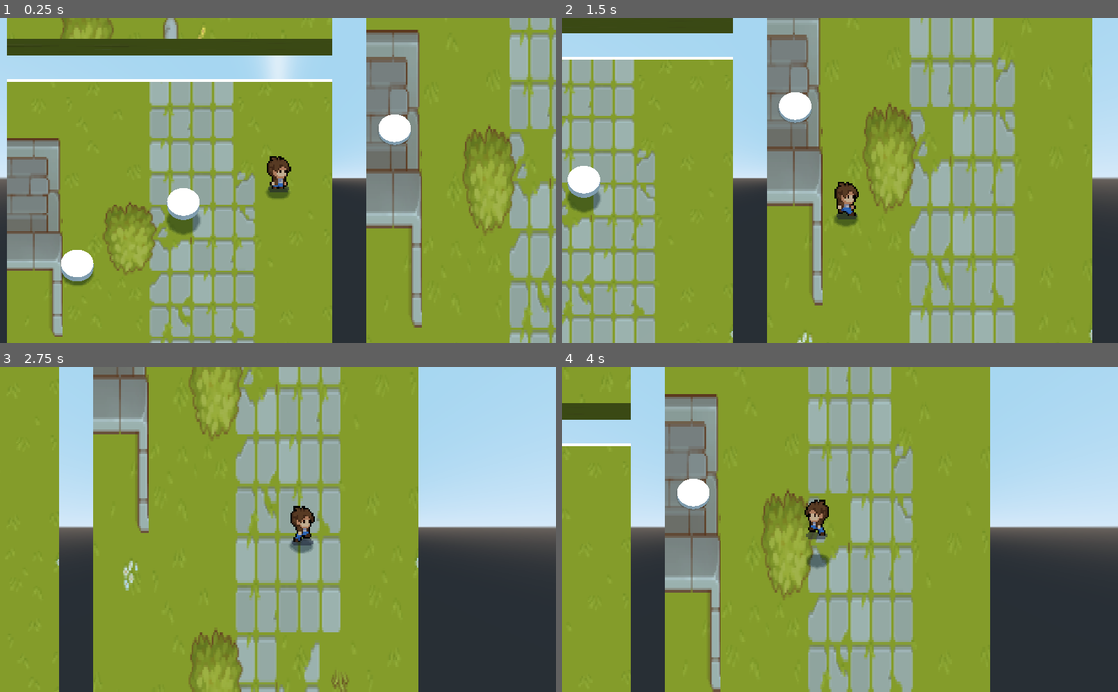
Above: before the commit, frames 1-4 (two rows, left to right).
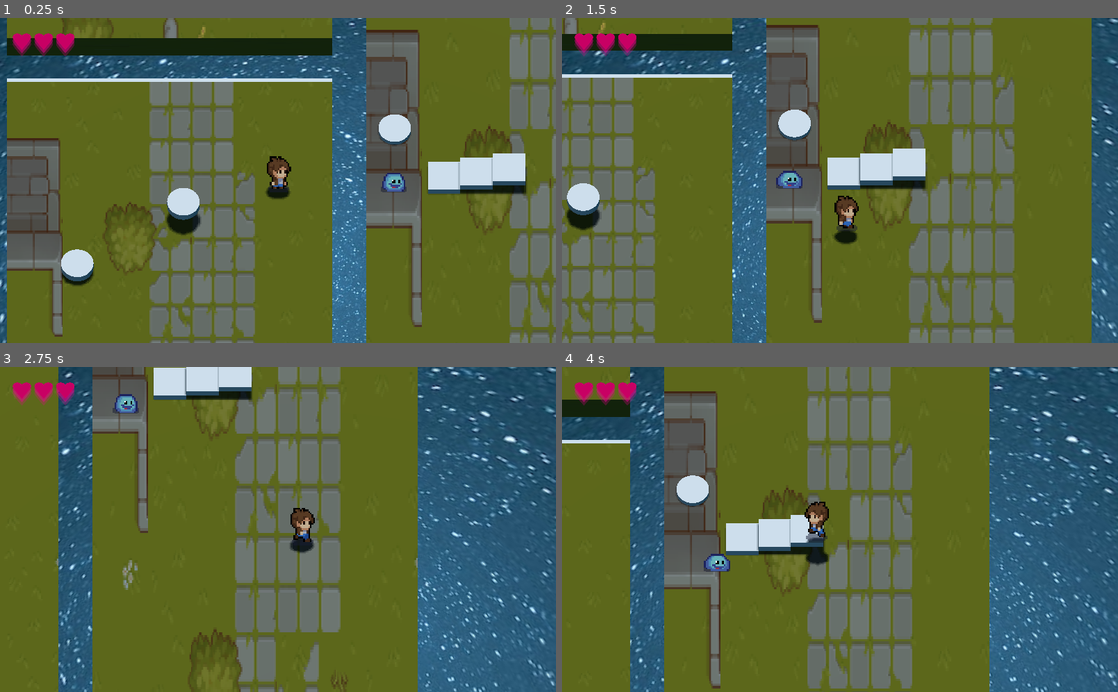
Above: after the commit, the same moments.

Repository: tahsin-s/Hybrid2DProject
Game: Godot game, scene res://DemoArea.tscn
The game is run twice, just before and just after one commit, with the same random seed, the same clock (stepped at 60 frames per second) and the same inputs.
Inputs:
- Up to frame 1 (0.25 s): no input
- Up to frame 2 (1.5 s): hold D (move_right) 0.53-1.28 s; hold J (attack) 0.53-1.28 s; tap Space (jump) at 0.77, 1.07 s; tap L (dash) at 0.8, 1.35 s; hold S (move_down) from 1.28 s (still down)
- Up to frame 3 (2.75 s): tap Space (jump) at 1.52, 1.55, 1.82 s; release S (move_down) at 2.03 s; hold D (move_right) from 2.03 s (still down); hold Space (jump) from 2.03 s (still down); tap J (attack) at 2.3 s
- Up to frame 4 (4 s): release D (move_right) at 2.78 s; release Space (jump) at 2.78 s; hold W (move_up) 2.78-3.53 s; tap J (attack) at 2.85 s; tap Space (jump) at 3.02, 3.32, 3.77, 3.8 s; tap L (dash) at 3.05 s; hold A (move_left) from 3.53 s (still down); hold , (crouch) from 3.53 s (still down)

The runs differ from the first frame. In frame 1, 100% of the frame differs, in the area x 0-100%, y 0-100%; in frame 2, 99%; in frame 3, 100%; in frame 4, 99%.

Commit message:
Updated Player
Changed stepping code
Added 'enemy'

Diff:
--- a/DemoArea.tscn
+++ b/DemoArea.tscn
@@ -1,9 +1,11 @@
-[gd_scene load_steps=12 format=2]
+[gd_scene load_steps=20 format=2]
 
 [ext_resource path="res://Player.tscn" type="PackedScene" id=1]
 [ext_resource path="res://sample platform texture.png" type="Texture" id=2]
 [ext_resource path="res://Camera.tscn" type="PackedScene" id=3]
 [ext_resource path="res://DemoCamera.gd" type="Script" id=4]
+[ext_resource path="res://Assets/starry bg.jpg" type="Texture" id=5]
+[ext_resource path="res://Enemy.tscn" type="PackedScene" id=6]
 
 [sub_resource type="BoxShape" id=1]
 
@@ -24,6 +26,39 @@
 [sub_resource type="CylinderMesh" id=4]
 material = SubResource( 11 )
 height = 0.5
+
+[sub_resource type="PanoramaSky" id=13]
+radiance_size = 0
+panorama = ExtResource( 5 )
+
+[sub_resource type="Environment" id=12]
+background_mode = 2
+background_sky = SubResource( 13 )
+background_sky_custom_fov = 61.7
+background_sky_orientation = Basis( -1, 0, -8.74228e-08, 0, 1, 0, 8.74228e-08, 0, -1 )
+dof_blur_far_distance = 34.1
+dof_blur_far_transition = 5.67
+dof_blur_far_amount = 0.08
+dof_blur_far_quality = 0
+dof_blur_near_distance = 34.68
+dof_blur_near_transition = 19.72
+dof_blur_near_quality = 0
+glow_intensity = 1.2
+glow_strength = 1.5
+glow_blend_mode = 1
+glow_hdr_scale = 3.3
+
+[sub_resource type="CubeMesh" id=14]
+size = Vector3( 2, 0.5, 2 )
+
+[sub_resource type="ConvexPolygonShape" id=15]
+points = PoolVector3Array( -1, -0.25, -1, -1, 0.25, -1, 1, -0.25, -1, -1, -0.25, 1, -1, 0.25, 1, 1, 0.25, -1, 1, -0.25, 1, 1, 0.25, 1 )
+
+[sub_resource type="ConvexPolygonShape" id=16]
+points = PoolVector3Array( -1, -0.25, -1, -1, 0.25, -1, 1, -0.25, -1, -1, -0.25, 1, -1, 0.25, 1, 1, 0.25, -1, 1, -0.25, 1, 1, 0.25, 1 )
+
+[sub_resource type="ConvexPolygonShape" id=17]
+points = PoolVector3Array( -1, -0.25, -1, -1, 0.25, -1, 1, -0.25, -1, -1, -0.25, 1, -1, 0.25, 1, 1, 0.25, -1, 1, -0.25, 1, 1, 0.25, 1 )
 
 [node name="DemoArea" type="Spatial"]
 
@@ -96,7 +131,8 @@
 [node name="DirectionalLight" type="DirectionalLight" parent="."]
 transform = Transform( 1, 0, 0, 0, -4.37114e-08, 1, 0, -1, -4.37114e-08, 0, 6.32158, 0 )
 layers = 0
-light_energy = 0.5
+light_energy = 0.676
+light_specular = 0.517
 shadow_enabled = true
 
 [node name="CamPivot2" parent="." instance=ExtResource( 3 )]
@@ -105,8 +141,38 @@
 smooth_speed = 8.0
 
 [node name="Player" parent="." instance=ExtResource( 1 )]
-speed = 173
 frict = 15
-STEP_UP_HEIGHT = 0.25
+
+[node name="Enemy" parent="." instance=ExtResource( 6 )]
+transform = Transform( 1, 0, 0, 0, 1, 0, 0, 0, 1, 7.36421, 0.835522, 0 )
+
+[node name="WorldEnvironment" type="WorldEnvironment" parent="."]
+environment = SubResource( 12 )
+
+[node name="Stairs" type="StaticBody" parent="."]
+
+[node name="MeshInstance" type="MeshInstance" parent="Stairs"]
+transform = Transform( 1, 0, 0, 0, 1, 0, 0, 0, 1, 10.214, 0.25, -0.877 )
+mesh = SubResource( 14 )
+
+[node name="CollisionShape" type="CollisionShape" parent="Stairs"]
+transform = Transform( 1, 0, 0, 0, 1, 0, 0, 0, 1, 10.214, 0.25, -0.877 )
+shape = SubResource( 15 )
+
+[node name="MeshInstance2" type="MeshInstance" parent="Stairs"]
+transform = Transform( 1, 0, 0, 0, 1, 0, 0, 0, 1, 12.214, 0.75, -0.877 )
+mesh = SubResource( 14 )
+
+[node name="CollisionShape2" type="CollisionShape" parent="Stairs"]
+transform = Transform( 1, 0, 0, 0, 1, 0, 0, 0, 1, 12.214, 0.75, -0.877 )
+shape = SubResource( 16 )
+
+[node name="MeshInstance3" type="MeshInstance" parent="Stairs"]
+transform = Transform( 1, 0, 0, 0, 1, 0, 0, 0, 1, 14.214, 1.25, -0.877 )
+mesh = SubResource( 14 )
+
+[node name="CollisionShape3" type="CollisionShape" parent="Stairs"]
+transform = Transform( 1, 0, 0, 0, 1, 0, 0, 0, 1, 14.214, 1.25, -0.877 )
+shape = SubResource( 17 )
 
 [connection signal="gameplay_exited" from="Player" to="Player" method="_on_Player_gameplay_exited"]
--- /dev/null
+++ b/Enemy.gd
@@ -0,0 +1,34 @@
+extends KinematicBody
+
+export var jump_height =20.0
+export var speed = 20.0
+export var wait_time = 0.1
+export var fall_acceleration = 156
+
+onready var target = $"../Player"
+onready var animation = $Animation
+
+var snap = Vector3.DOWN
+var velocity = Vector3.ZERO
+
+
+# Declare member variables here. Examples:
+# var a = 2
+# var b = "text"
+
+
+# Called when the node enters the scene tree for the first time.
+func _ready():
+	animation.play("idle")
+	if target == null:
+		velocity = Vector3.LEFT*speed
+
+
+
+
+# Called every frame. 'delta' is the elapsed time since the previous frame.
+func _physics_process(delta):
+	var displacement = global_translation.direction_to(target.global_translation)
+	velocity = velocity.linear_interpolate(displacement*speed,1)
+	velocity.y -= fall_acceleration*delta
+	move_and_slide_with_snap(velocity,snap)
--- /dev/null
+++ b/Enemy.tscn
@@ -0,0 +1,63 @@
+[gd_scene load_steps=11 format=2]
+
+[ext_resource path="res://Assets/sprites/characters/slime.png" type="Texture" id=1]
+[ext_resource path="res://Enemy_.gd" type="Script" id=2]
+
+[sub_resource type="SphereShape" id=1]
+radius = 0.9
+
+[sub_resource type="AtlasTexture" id=2]
+atlas = ExtResource( 1 )
+region = Rect2( 0, 0, 32, 32 )
+
+[sub_resource type="AtlasTexture" id=3]
+atlas = ExtResource( 1 )
+region = Rect2( 32, 0, 32, 32 )
+
+[sub_resource type="AtlasTexture" id=4]
+atlas = ExtResource( 1 )
+region = Rect2( 64, 0, 32, 32 )
+
+[sub_resource type="AtlasTexture" id=5]
+atlas = ExtResource( 1 )
+region = Rect2( 96, 0, 32, 32 )
+
+[sub_resource type="SpriteFrames" id=6]
+animations = [ {
+"frames": [ SubResource( 2 ), SubResource( 3 ), SubResource( 4 ), SubResource( 5 ) ],
+"loop": true,
+"name": "idle",
+"speed": 5.0
+} ]
+
+[sub_resource type="CylinderMesh" id=7]
+
+[sub_resource type="SphereShape" id=8]
+radius = 1.3
+
+[node name="Enemy" type="KinematicBody"]
+transform = Transform( 1, 0, 0, 0, 1, 0, 0, 0, 1, 0, 1, 0 )
+collision_layer = 2
+collision_mask = 7
+script = ExtResource( 2 )
+speed = 1.0
+
+[node name="Collider" type="CollisionShape" parent="."]
+shape = SubResource( 1 )
+
+[node name="Animation" type="AnimatedSprite3D" parent="."]
+transform = Transform( 10, 0, 0, 0, 20, 0, 0, 0, 1, 0, 0.586506, 0 )
+frames = SubResource( 6 )
+animation = "idle"
+frame = 3
+
+[node name="MeshInstance" type="MeshInstance" parent="."]
+transform = Transform( 1, 0, 0, 0, 0.053, 0, 0, 0, 1, 0, -0.859848, 0 )
+cast_shadow = 3
+mesh = SubResource( 7 )
+
+[node name="HitBox" type="Area" parent="."]
+collision_layer = 2
+
+[node name="Collider" type="CollisionShape" parent="HitBox"]
+shape = SubResource( 8 )
--- /dev/null
+++ b/Enemy_.gd
@@ -0,0 +1,34 @@
+extends KinematicBody
+
+export var jump_height =20.0
+export var speed = 80.0
+export var wait_time = 0.1
+export var fall_acceleration = 159
+
+onready var target = $"../Player"
+onready var animation = $Animation
+
+var displacement = Vector3.LEFT
+var snap = Vector3.DOWN
+var velocity = Vector3.ZERO
+
+func _ready():
+	animation.play("idle")
+	if target == null:
+		velocity = Vector3.LEFT*speed
+
+func _physics_process(delta):
+	if target != null:
+		displacement = (
+			(global_translation*Vector3(1,0,1)).direction_to(
+			target.global_translation*Vector3(1,0,1))
+		)
+
+
+	velocity = Vector3(
+		displacement.x*speed,
+		velocity.y - fall_acceleration*delta,
+		displacement.z*speed
+	)
+
+	velocity = move_and_slide(velocity,Vector3.UP)
--- a/Game Over Screen.gd
+++ b/Game Over Screen.gd
@@ -4,7 +4,10 @@
 	$Respawn.grab_focus()
 
 func _on_Respawn_pressed():
-	get_tree().change_scene("res://DemoArea.tscn")
+	var err = get_tree().change_scene("res://DemoArea.tscn")
+
+	if err:
+		print("Button failure")
 
 func _on_Quit_pressed():
 	get_tree().quit()
--- /dev/null
+++ b/Health.gd
@@ -0,0 +1,19 @@
+extends Control
+
+export var hp = 3
+
+onready var hearts: Array = $Hearts.get_children()
+var l: int
+
+func _ready():
+	l = len(hearts) - 1
+
+func _on_hit(arg):
+	print("hit!")
+	print(arg)
+	if hearts[l] != null:
+		hearts[l].queue_free()
+		l -= 1
+	if l == -1:
+		get_tree().change_scene("res://Game Over Screen.tscn")
+		queue_free()
--- /dev/null
+++ b/Health.tscn
@@ -0,0 +1,25 @@
+[gd_scene load_steps=3 format=2]
+
+[ext_resource path="res://Assets/sprites/heart.png" type="Texture" id=1]
+[ext_resource path="res://Health.gd" type="Script" id=2]
+
+[node name="Player Health" type="Control"]
+anchor_right = 1.0
+anchor_bottom = 1.0
+script = ExtResource( 2 )
+
+[node name="Hearts" type="Node" parent="."]
+
+[node name="Heart" type="Sprite" parent="Hearts"]
+position = Vector2( 37, 44 )
+texture = ExtResource( 1 )
+
+[node name="Heart2" type="Sprite" parent="Hearts"]
+position = Vector2( 77, 44 )
+texture = ExtResource( 1 )
+
+[node name="Heart3" type="Sprite" parent="Hearts"]
+position = Vector2( 117, 44 )
+texture = ExtResource( 1 )
+
+[node name="recover_time" type="Timer" parent="."]
--- /dev/null
+++ b/Heart.tscn
@@ -0,0 +1,7 @@
+[gd_scene load_steps=2 format=2]
+
+[ext_resource path="res://Assets/sprites/heart.png" type="Texture" id=1]
+
+[node name="Heart" type="Sprite"]
+scale = Vector2( 0.34, 0.3 )
+texture = ExtResource( 1 )
--- a/Player.gd
+++ b/Player.gd
@@ -2,9 +2,9 @@
 
 onready var aniP = $SpriteAnimation
 onready var dash_timer = $DashTimer
-onready var sword_hitbox = $SpriteAnimation/Sword_HitBox
+onready var sword_hitbox = $SpriteAnimation/SwordHitbox
 
-export var speed = 173
+export var accel = 173
 export var fall_acceleration = 156
 export var jump_impulse = 40
 export var dash_impulse = 48
@@ -13,15 +13,18 @@
 export var frict = 15
 export var hangtime = 0.2
 export var time_dash = 0.1
-export var STEP_UP_HEIGHT = 0.5
+export var STEP_UP_HEIGHT: float = 1
 
-var ani_thres = 0.25
+var hp: int = 3
+var ani_thres = 0.5
 var velocity = Vector3.ZERO
 var snap = Vector3.DOWN
 var dash_ready = false
 var direction = Vector3.ZERO
 var d_last = Vector3.ZERO
 var anim_state = "walking"
+
+onready var max_speed: float = accel/frict
 
 ## Movement
 func dash():
@@ -54,8 +57,37 @@
 		velocity.y = velocity.y*jump_release
 
 func attack():
-	anim("attack")
+	anim_state = "attack"
 	velocity += d_last*dash_impulse*0.2
+
+func take_damage():
+	var hearts = $Hearts.get_children()
+	var l = len(hearts)
+	if l > 0:
+		hearts[l-1].queue_free()
+	if len(hearts) == 0:
+		get_tree().change_scene("res://Game Over Screen.tscn")
+
+func step(delta):
+	var pos: Transform = get_transform()
+	#predict translation 1 frame ahead of step
+	var approach = 2*max_speed*direction*delta
+
+	var forth = test_move(pos,approach)
+	pos[3].y += STEP_UP_HEIGHT
+	var step_up = test_move(pos,approach)
+
+	#binary search for what approximate height to move to
+	if forth and not step_up:
+		pos[3].y -= STEP_UP_HEIGHT*0.5
+		step_up = test_move(pos,approach)
+		pos[3].y += STEP_UP_HEIGHT*(int(step_up)*0.5 - 0.25)
+		step_up = test_move(pos,approach)
+		pos[3].y += STEP_UP_HEIGHT*(int(step_up)*0.25 - 0.125)
+		step_up = test_move(pos,approach)
+		pos[3].y += STEP_UP_HEIGHT*(int(step_up)*0.125 - 0.0625)
+		set_transform(pos)
+		velocity = max_speed*direction*1.5
 
 func _input(event): #input polling
 	#print(moves)
@@ -70,17 +102,6 @@
 		dash()
 	if event.is_action_pressed("attack"):
 		attack()
-
-
-## Stepping functions
-func lift(var dir,delta):
-	#if the bottom hitbox is shorter than what is being collided with,
-	#lift the player the height of the collided
-	var step_up = move_and_collide((Vector3.UP) * STEP_UP_HEIGHT+dir, false, true, true)
-	var go_forth = move_and_collide(direction, false, true, true)
-	if go_forth and not step_up:
-		snap = Vector3.ZERO
-		velocity += 2*fall_acceleration*Vector3.UP*delta
 
 ## Animation
 func anim(var s: String):
@@ -103,12 +124,12 @@
 	else:
 		aniP.play("walk")
 
-	var vNorm: Vector3 = velocity.normalized()
-
-	if vNorm.x > ani_thres:
-		aniP.flip_h = 0
-	elif vNorm.x < -ani_thres:
-		aniP.flip_h = 1
+	if direction.x > 0:
+			#aniP.flip_h = 0
+			rotation_degrees.y = 0
+	elif direction.x < 0:
+			rotation_degrees.y = 180
+			#aniP.flip_h = 1
 
 func _on_SpriteAnimation_animation_finished():
 	match anim_state:
@@ -118,33 +139,56 @@
 
 ## Main
 func _ready():
+	#animation initialization
+	anim(anim_state)
+	#dash
 	dash_timer.process_mode = Timer.TIMER_PROCESS_PHYSICS
 	dash_timer.wait_time = time_dash
 
+	#health
+	var hearts = $Hearts
+	for i in range(hp):
+		hearts.add_child(load("res://Heart.tscn").instance())
+		var heart = hearts.get_child(i)
+
+		heart.position.x = (1+i)*40
+		heart.position.y = (50)
+
 func _physics_process(delta):
 	# We check for each move input and update the direction accordingly.
-	direction.x = int(Input.is_action_pressed("move_right")) - int(Input.is_action_pressed("move_left"))
-	direction.z = int(Input.is_action_pressed("move_down")) - int(Input.is_action_pressed("move_up"))
+
+	# Note: Seems to take the same time for using the direct method and
+	# the vector3 method
+	direction = Vector3(
+		+ int(Input.is_action_pressed("move_right"))
+		- int(Input.is_action_pressed("move_left")),
+		0,
+		+ int(Input.is_action_pressed("move_down"))
+		- int(Input.is_action_pressed("move_up"))
+	)
 
 	if direction != Vector3.ZERO:
 		direction = direction.normalized()
+		d_last = direction
+		step(delta)
 
 	anim(anim_state)
 
-	velocity.y -= fall_acceleration * delta
-	velocity.x += (direction.x * speed - velocity.x  * frict) * delta
-	velocity.z += (direction.z * speed - velocity.z  * frict) * delta
+	velocity += Vector3(
+		+ direction.x * accel - velocity.x  * frict,
+		- fall_acceleration,
+		+ direction.z * accel - velocity.z  * frict
+	) * delta
 
 	velocity = move_and_slide(velocity, Vector3.UP)
-
-	lift(direction,delta)
+	print(velocity.length())
 
 	if is_on_floor():
 		snap = Vector3.DOWN #return snapping
 		dash_ready = dash_timer.is_stopped() #recover dash after timer
 
-	elif global_translation.y < -80: #OoB
-		get_tree().change_scene("res://Game Over Screen.tscn")
+	if global_translation.y < -80: #OoB
+		var err = get_tree().change_scene("res://Game Over Screen.tscn")
 
-	if direction != Vector3.ZERO:
-		d_last = direction
+		if err:
+			print("what")
--- a/Player.tscn
+++ b/Player.tscn
@@ -1,8 +1,7 @@
-[gd_scene load_steps=7 format=2]
+[gd_scene load_steps=6 format=2]
 
 [ext_resource path="res://Player.gd" type="Script" id=1]
 [ext_resource path="res://PlayerAnimation.tscn" type="PackedScene" id=2]
-[ext_resource path="res://Sword_HitBox.gd" type="Script" id=3]
 
 [sub_resource type="CylinderMesh" id=32]
 height = 0.001
@@ -32,17 +31,22 @@
 [node name="SpriteAnimation" parent="." instance=ExtResource( 2 )]
 transform = Transform( 10, 0, 0, 0, 20, 0, 0, 0, 1, 0, 3.771, 0 )
 
-[node name="Sword_HitBox" type="Area" parent="SpriteAnimation"]
-collision_layer = 8
-collision_mask = 0
-script = ExtResource( 3 )
+[node name="SwordHitbox" type="Area" parent="SpriteAnimation"]
+collision_layer = 0
+collision_mask = 2
 
-[node name="CollisionShape" type="CollisionShape" parent="SpriteAnimation/Sword_HitBox"]
-transform = Transform( 0.1, 0, 0, 0, 0.05, 0, 0, 0, 1, 0.130108, -0.103096, 0 )
+[node name="CollisionShape" type="CollisionShape" parent="SpriteAnimation/SwordHitbox"]
+transform = Transform( 0.1, 0, 0, 0, 0.05, 0, 0, 0, 1, 0.130108, -0.124772, 0 )
 shape = SubResource( 42 )
 
 [node name="DashTimer" type="Timer" parent="."]
 process_mode = 0
 
+[node name="Hearts" type="Control" parent="."]
+margin_right = 40.0
+margin_bottom = 40.0
+
+[node name="InvulTimer" type="Timer" parent="."]
+
 [connection signal="animation_finished" from="SpriteAnimation" to="." method="_on_SpriteAnimation_animation_finished"]
 [connection signal="timeout" from="DashTimer" to="." method="_on_DashTimer_timeout"]
--- a/PlayerAnimation.tres
+++ b/PlayerAnimation.tres
@@ -1,91 +1,71 @@
-[gd_resource type="SpriteFrames" load_steps=18 format=2]
+[gd_resource type="SpriteFrames" load_steps=17 format=2]
 
 [ext_resource path="res://Assets/sprites/characters/player.png" type="Texture" id=1]
 
-[sub_resource type="AtlasTexture" id=39]
-flags = 19
-atlas = ExtResource( 1 )
-region = Rect2( 0, 96, 48, 48 )
-
 [sub_resource type="AtlasTexture" id=40]
-flags = 19
 atlas = ExtResource( 1 )
 region = Rect2( 48, 96, 48, 48 )
 
 [sub_resource type="AtlasTexture" id=41]
-flags = 19
 atlas = ExtResource( 1 )
 region = Rect2( 96, 96, 48, 48 )
 
 [sub_resource type="AtlasTexture" id=42]
-flags = 19
 atlas = ExtResource( 1 )
 region = Rect2( 144, 96, 48, 48 )
 
 [sub_resource type="AtlasTexture" id=23]
-flags = 19
 atlas = ExtResource( 1 )
 region = Rect2( 0, 0, 48, 48 )
 
 [sub_resource type="AtlasTexture" id=24]
-flags = 19
 atlas = ExtResource( 1 )
 region = Rect2( 48, 0, 48, 48 )
 
 [sub_resource type="AtlasTexture" id=25]
-flags = 19
 atlas = ExtResource( 1 )
 region = Rect2( 96, 0, 48, 48 )
 
 [sub_resource type="AtlasTexture" id=26]
-flags = 19
 atlas = ExtResource( 1 )
 region = Rect2( 144, 0, 48, 48 )
 
 [sub_resource type="AtlasTexture" id=27]
-flags = 19
 atlas = ExtResource( 1 )
 region = Rect2( 192, 0, 48, 48 )
 
 [sub_resource type="AtlasTexture" id=28]
-flags = 19
 atlas = ExtResource( 1 )
 region = Rect2( 240, 0, 48, 48 )
 
 [sub_resource type="AtlasTexture" id=33]
-flags = 19
 atlas = ExtResource( 1 )
 region = Rect2( 0, 48, 48, 48 )
 
 [sub_resource type="AtlasTexture" id=34]
-flags = 19
 atlas = ExtResource( 1 )
 region = Rect2( 48, 48, 48, 48 )
 
 [sub_resource type="AtlasTexture" id=35]
-flags = 19
 atlas = ExtResource( 1 )
 region = Rect2( 96, 48, 48, 48 )
 
 [sub_resource type="AtlasTexture" id=36]
-flags = 19
 atlas = ExtResource( 1 )
 region = Rect2( 144, 48, 48, 48 )
 
 [sub_resource type="AtlasTexture" id=37]
-flags = 19
 atlas = ExtResource( 1 )
 region = Rect2( 192, 48, 48, 48 )
 
 [sub_resource type="AtlasTexture" id=38]
-flags = 19
 atlas = ExtResource( 1 )
 region = Rect2( 240, 48, 48, 48 )
 
 [resource]
 animations = [ {
-"frames": [ SubResource( 39 ), SubResource( 40 ), SubResource( 41 ), SubResource( 42 ) ],
-"loop": true,
+"frames": [ SubResource( 40 ), SubResource( 41 ), SubResource( 42 ) ],
+"loop": false,
 "name": "attack",
 "speed": 12.0
 }, {
--- a/PlayerAnimation.tscn
+++ b/PlayerAnimation.tscn
@@ -1,12 +1,10 @@
-[gd_scene load_steps=3 format=2]
+[gd_scene load_steps=2 format=2]
 
-[ext_resource path="res://SpriteAnimation.gd" type="Script" id=1]
 [ext_resource path="res://PlayerAnimation.tres" type="SpriteFrames" id=2]
 
 [node name="SpriteAnimation" type="AnimatedSprite3D"]
 transform = Transform( 10, 0, 0, 0, 5, 0.866026, 0, -8.66026, 0.5, -0.0627539, 1.03549, -0.542059 )
 frames = ExtResource( 2 )
 animation = "walk"
-frame = 1
+frame = 4
 playing = true
-script = ExtResource( 1 )
--- /dev/null
+++ b/Weird platform.gd
@@ -0,0 +1,35 @@
+extends KinematicBody
+
+export var jump_height =20.0
+export var speed = 80.0
+export var wait_time = 0.1
+export var fall_acceleration = 156
+
+onready var target = $"../Player"
+onready var animation = $Animation
+
+var snap = Vector3.DOWN
+var velocity = Vector3.ZERO
+
+
+# Declare member variables here. Examples:
+# var a = 2
+# var b = "text"
+
+
+# Called when the node enters the scene tree for the first time.
+func _ready():
+	animation.play("idle")
+	if target == null:
+		velocity = Vector3.LEFT*speed
+
+
+
+
+# Called every frame. 'delta' is the elapsed time since the previous frame.
+func _physics_process(delta):
+	var displacement = global_translation.direction_to(target.global_translation)
+	displacement = Vector3(displacement.x,0,displacement.z)
+	velocity = velocity.linear_interpolate(displacement*speed,1)
+	velocity.y -= fall_acceleration*delta
+	move_and_slide_with_snap(velocity*delta,snap)
--- a/project.godot
+++ b/project.godot
@@ -112,6 +112,5 @@
 [rendering]
 
 quality/driver/driver_name="GLES2"
-2d/snapping/use_gpu_pixel_snap=true
 threads/thread_model=0
 environment/default_environment="res://default_env.tres"
Binary file added: Assets/sprites/heart.png
Not shown, added: Assets/sprites/heart.png.import
Binary file added: Assets/starry bg.jpg
Not shown, added: Assets/starry bg.jpg.import
